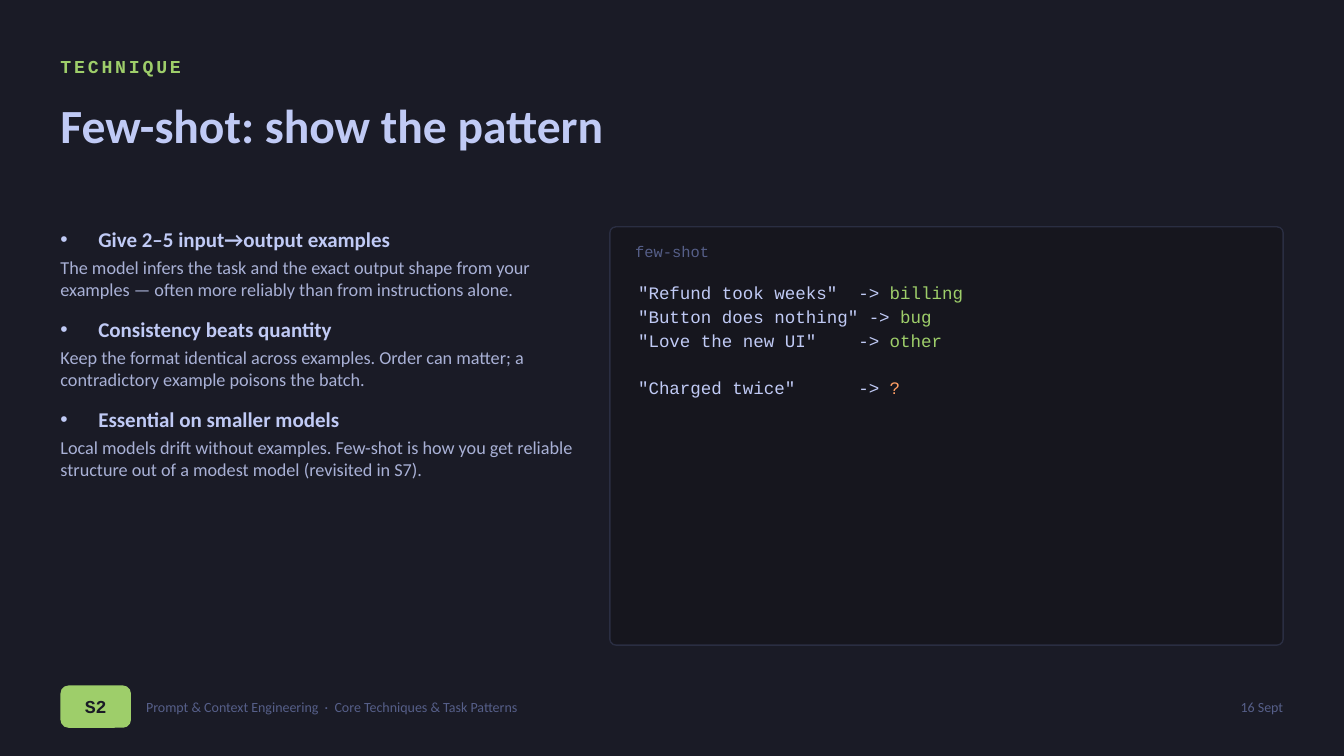
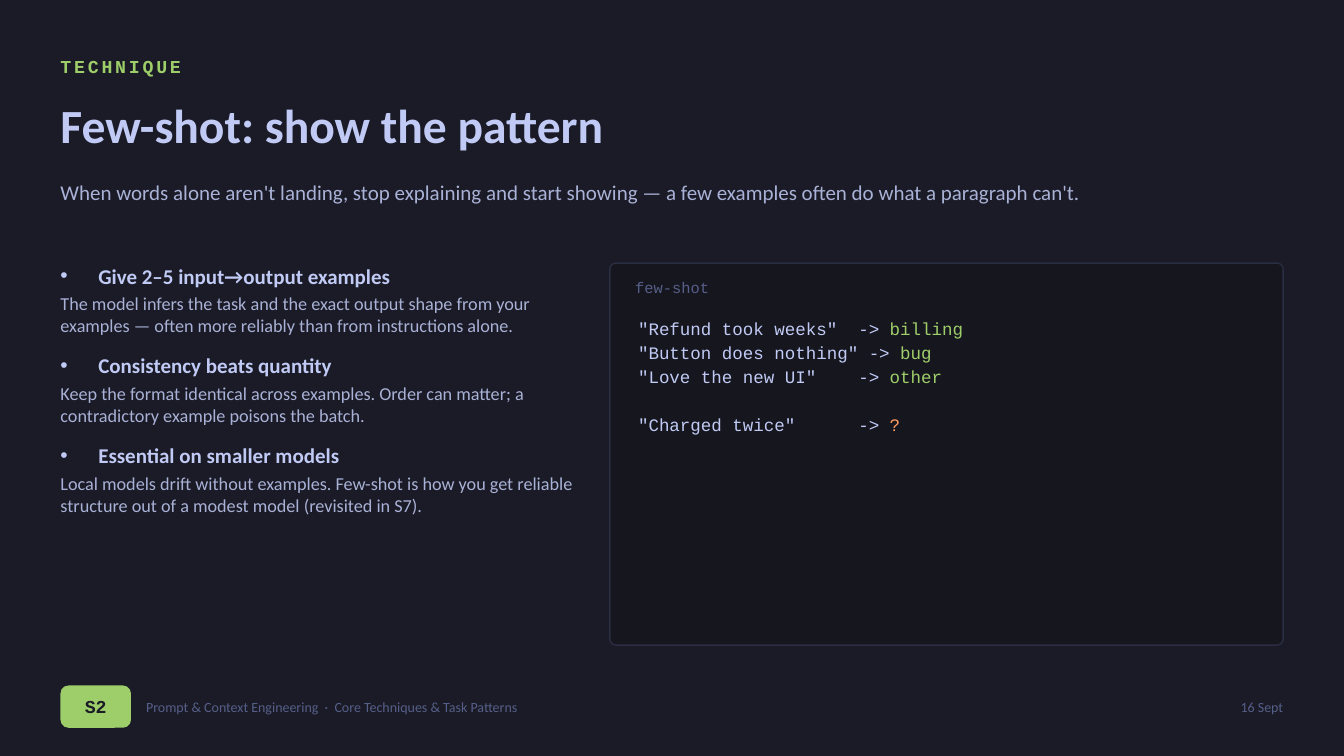
Before and after one commit to sduprey/langchain_courses, a slide deck: slide 7 of prompt-engineering-course/prompt_engineering_presentation_support/PE_S2_techniques.pptx. Drawn at 1344x756 pixels with LibreOffice and Linux fonts; fonts in the diff are those of the drawing. Boxes give left, top, right and bottom in pixels: in the first picture for what was removed or moved away, otherwise in the second. Text is boxed around its words. In the diff, an @@ line names an element or a change of style, - is before the commit and + after.

```diff
--- a/prompt-engineering-course/prompt_engineering_presentation_support/PE_S2_techniques.pptx
+++ b/prompt-engineering-course/prompt_engineering_presentation_support/PE_S2_techniques.pptx
@@ text added at [60, 185, 1080, 204], 15 pt, text #A9B1D6 @@
+When words alone aren't landing, stop explaining and start showing — a few examples often do what a paragraph can't.
@@ text "Give 2–5 input→output examples": place and size @@
-text "Give 2–5 input→output examples" at [60, 232, 572, 479]
+text "Give 2–5 input→output examples" at [60, 269, 572, 515]
@@ rounded rectangle: place and size @@
-rounded rectangle at [610, 227, 1284, 645]
+rounded rectangle at [610, 263, 1284, 645]
@@ rounded rectangle at [610, 263, 1284, 645]: proportions changed @@
@@ text "few-shot": place and size @@
-text "few-shot" at [635, 246, 709, 257]
+text "few-shot" at [635, 282, 709, 293]
@@ text ""Refund took weeks" -> billing": place and size @@
-text ""Refund took weeks" -> billing" at [638, 287, 963, 398]
+text ""Refund took weeks" -> billing" at [638, 323, 963, 435]
```
Also in this commit, not shown: 7 other slides changed, 18 other files.
